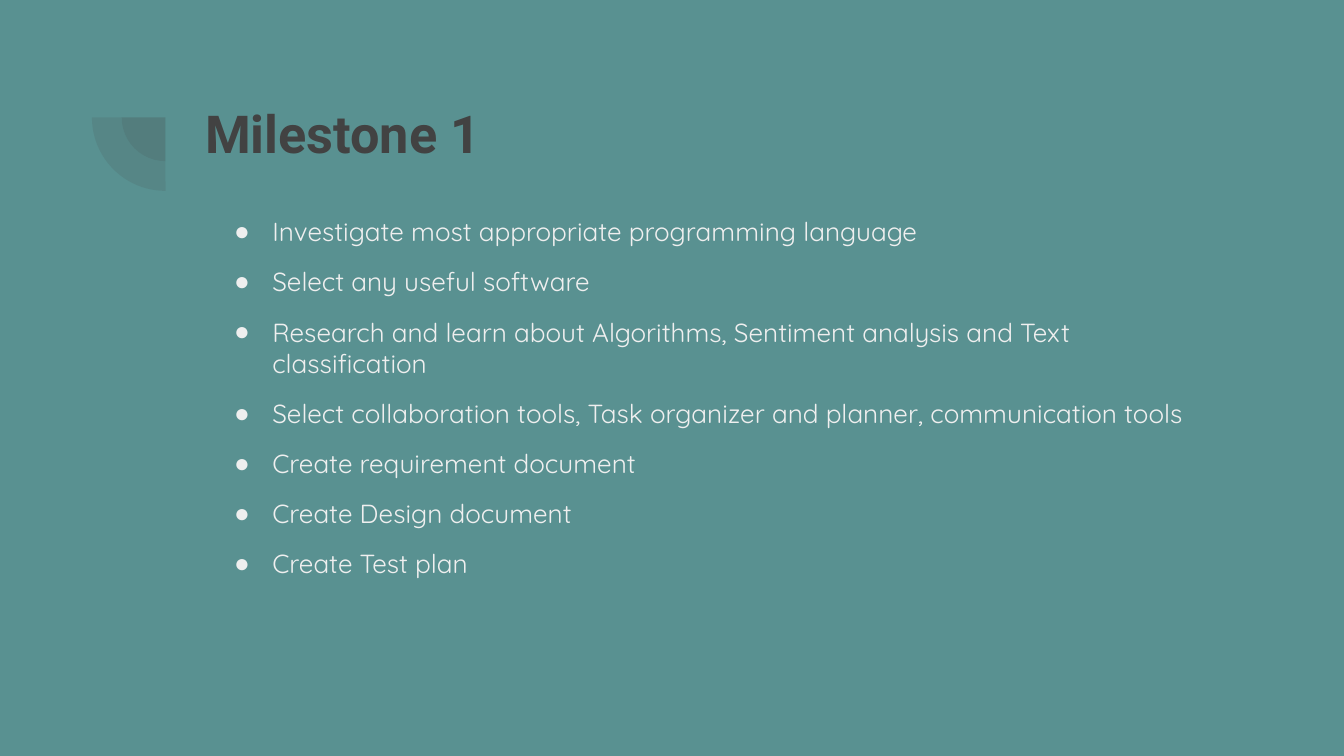
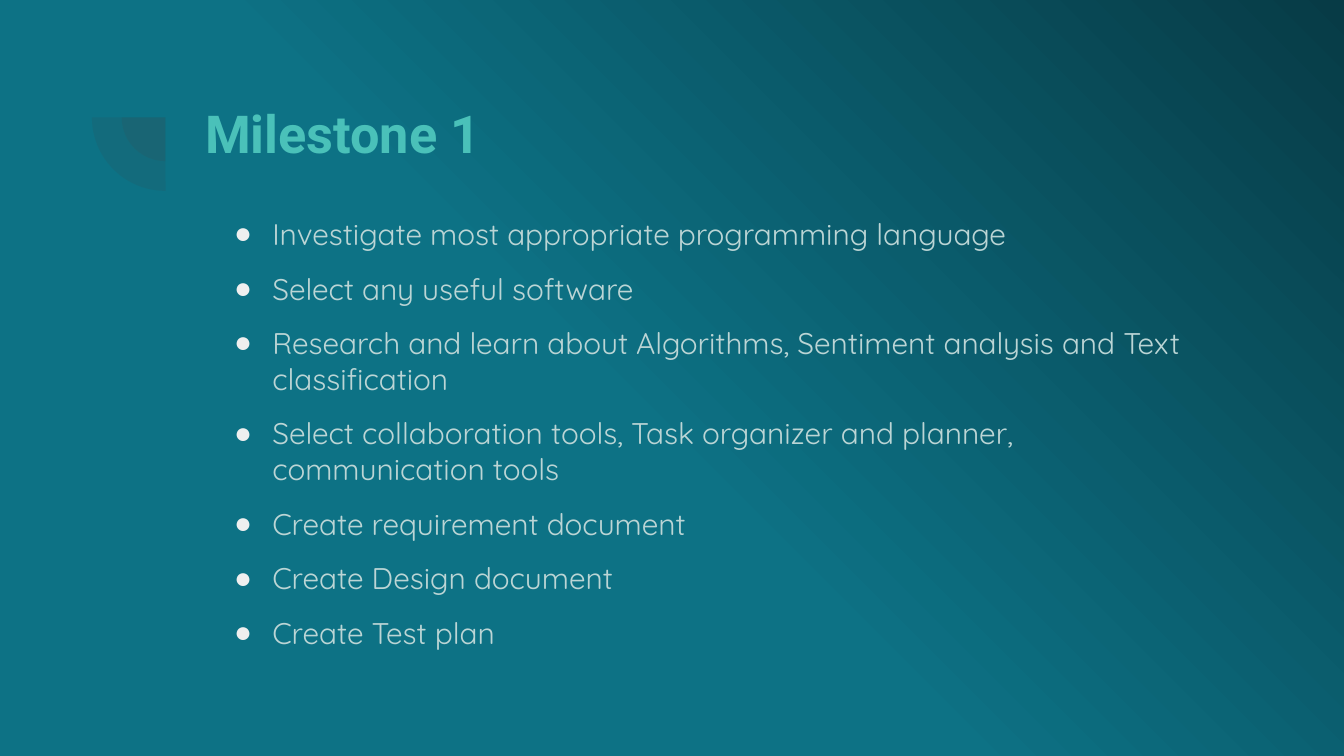
Before and after one commit to fobmsm/fobm.github.io, a slide deck: slide 8 of Future Oriented Benchmarking through social media analysis.ppsx (slide 7 before the commit). Drawn at 1344x756 pixels with LibreOffice and Linux fonts; fonts in the diff are those of the drawing. Boxes give left, top, right and bottom in pixels: in the first picture for what was removed or moved away, otherwise in the second. Text is boxed around its words. In the diff, an @@ line names an element or a change of style, - is before the commit and + after.

```diff
--- a/Future Oriented Benchmarking through social media analysis.ppsx
+++ b/Future Oriented Benchmarking through social media analysis.ppsx
@@ background #599191 to gradient #0D7285 to #073B46 @@
@@ title "Milestone 1" at bbox=[205, 114, 480, 153]: text colour #424242 to #4AC1B9 @@
@@ text "Investigate most appropriate programming language" at bbox=[272, 223, 1180, 650]: size 14 to 16 pt, text colour #EFEFEF to #BBD5D5 @@
```
Also in this commit, not shown: 7 other slides changed, 2 slides added, 1 slide removed, 2 other files.
